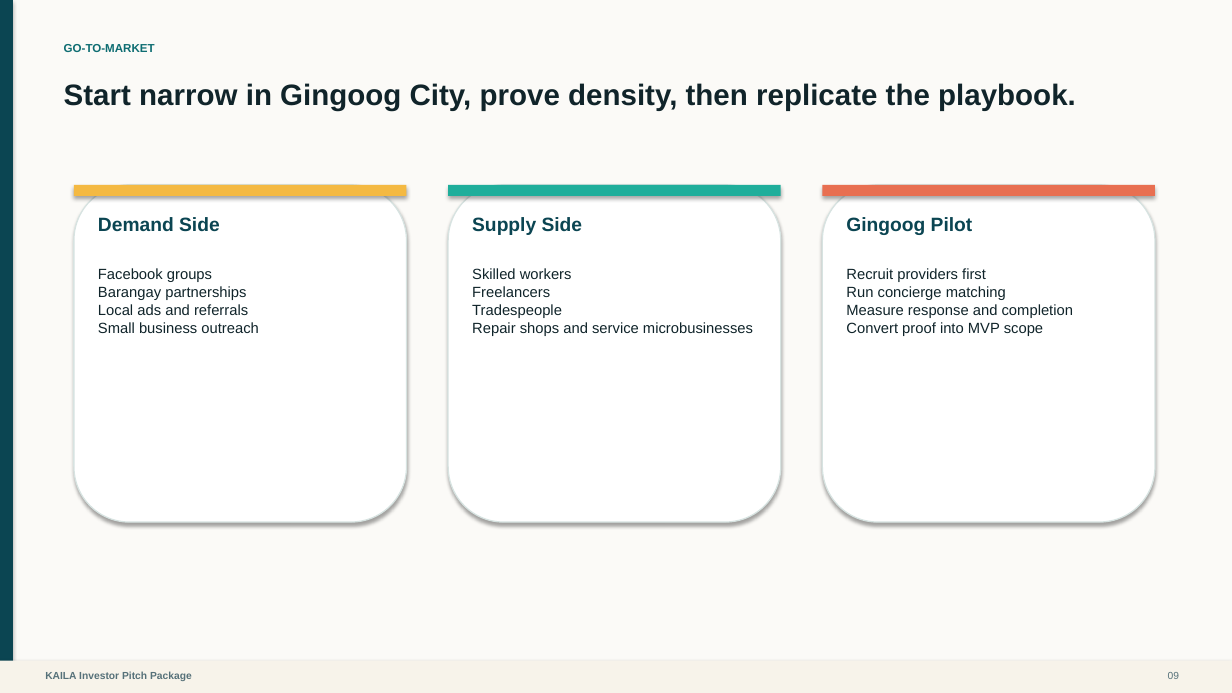
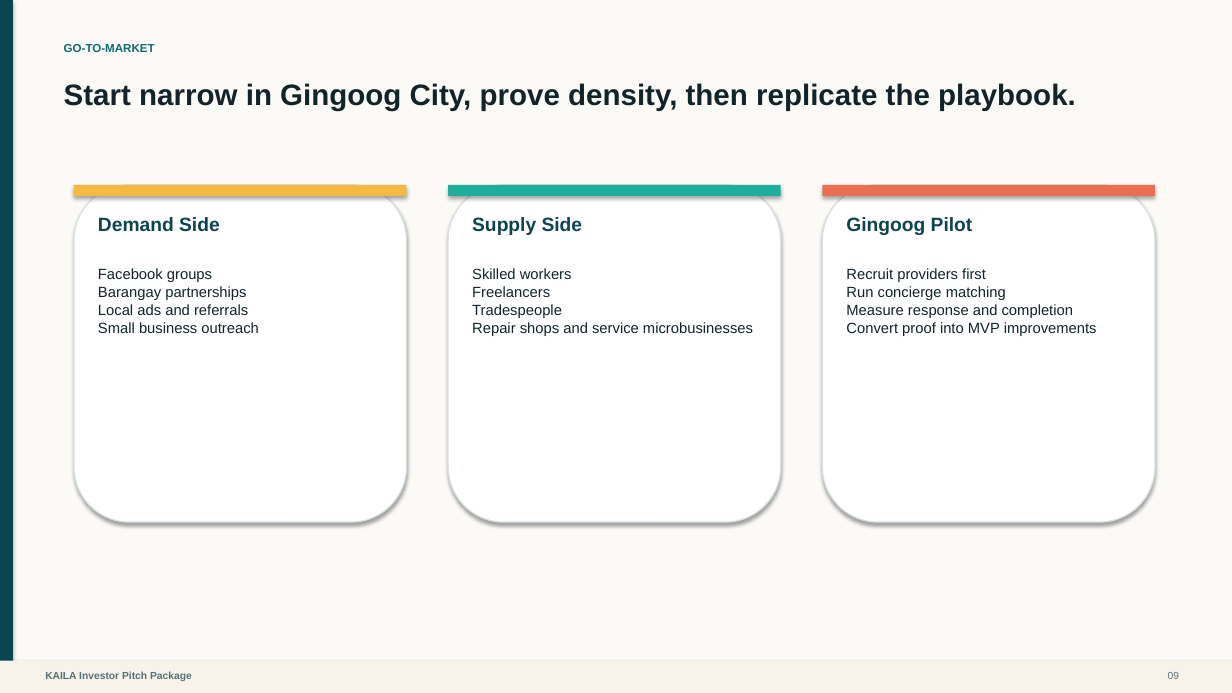
Before and after one commit to jmaeacido/kaila, a slide deck: slide 9 of KAILA_Founder_Grade_Package/KAILA Founder Presentation/presentation/KAILA_Investor_Pitch_Deck.pptx. Drawn at 1232x693 pixels with LibreOffice and Linux fonts; fonts in the diff are those of the drawing. Boxes give left, top, right and bottom in pixels: in the first picture for what was removed or moved away, otherwise in the second. Text is boxed around its words. In the diff, an @@ line names an element or a change of style, - is before the commit and + after.

```diff
--- a/KAILA_Founder_Grade_Package/KAILA Founder Presentation/presentation/KAILA_Investor_Pitch_Deck.pptx
+++ b/KAILA_Founder_Grade_Package/KAILA Founder Presentation/presentation/KAILA_Investor_Pitch_Deck.pptx
@@ text at [846,268,1097,336]: text changed @@
-Recruit providers first
-Run concierge matching
-Measure response and completion
-Convert proof into MVP scope
+Recruit providers first
+Run concierge matching
+Measure response and completion
+Convert proof into MVP improvements
```
Also in this commit, not shown: 6 other slides changed, 21 other files.
